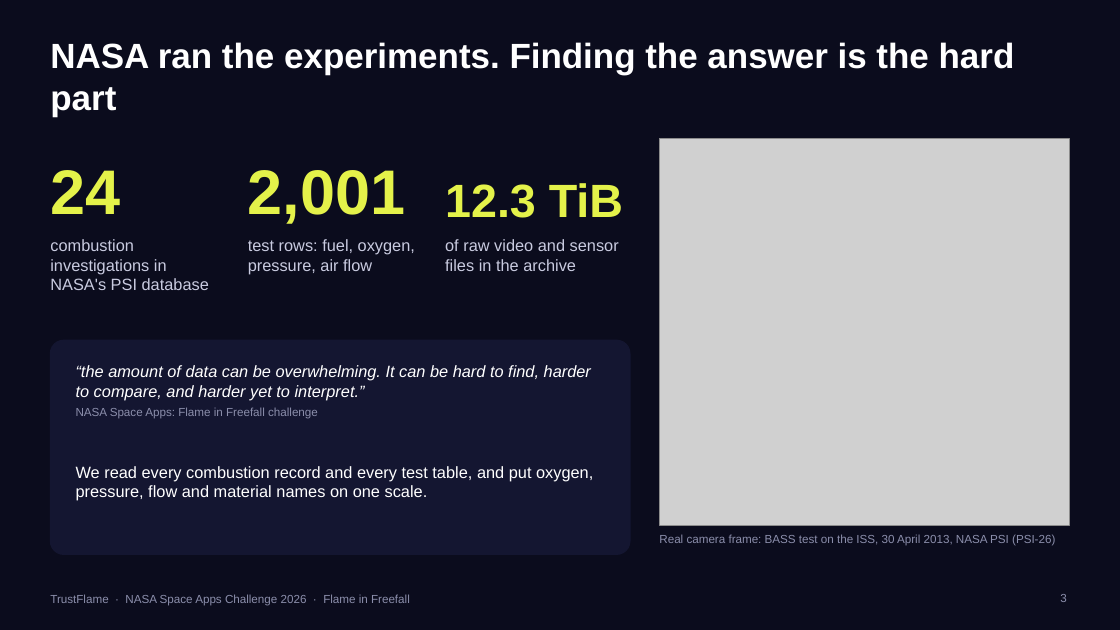
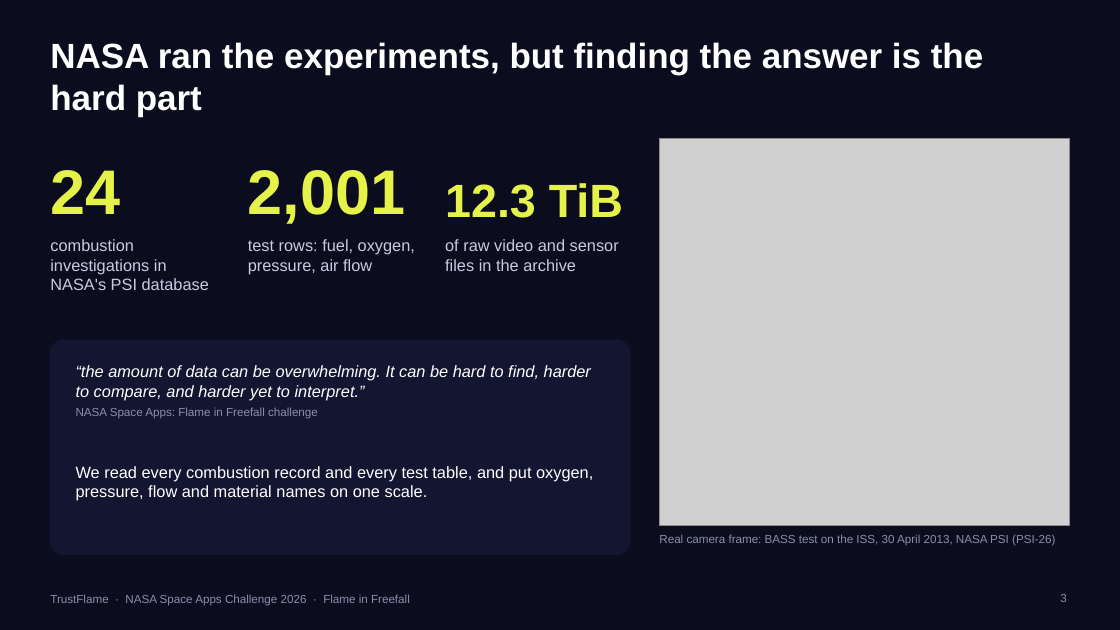
Before and after one commit to mariadwaghrh/flame-in-freefall, a slide deck: slide 3 of presentation/TrustFlame_deck.pptx. Drawn at 1120x630 pixels with LibreOffice and Linux fonts; fonts in the diff are those of the drawing; grey boxes stand for pictures. Boxes give left, top, right and bottom in pixels: in the first picture for what was removed or moved away, otherwise in the second. Text is boxed around its words. In the diff, an @@ line names an element or a change of style, - is before the commit and + after.

```diff
--- a/presentation/TrustFlame_deck.pptx
+++ b/presentation/TrustFlame_deck.pptx
@@ title at (50,42,983,117): text changed @@
-NASA ran the experiments. Finding the answer is the hard part
+NASA ran the experiments, but finding the answer is the hard part
```
Also in this commit, not shown: 1 other slide changed, 6 other files.
